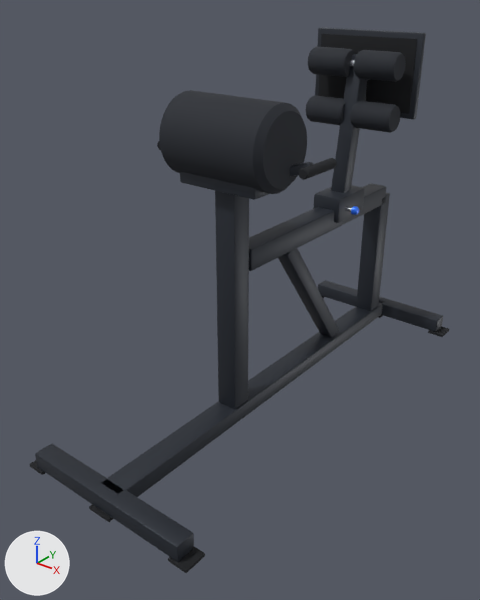
Renders of the glTF model exercise-motion/models/machines/ghd.glb from each side of a commit.
Camera for both pictures: a 50 mm lens placed at (1.29, -1.62, 1.47), pointed at (-0.04, 0.04, 0.44). Arrows for +X, +Y and +Z are at lower left; the lights stay in place. The first picture is the older version. Where no turn or scale is listed for an object, it has been applied to the vertices.

The first picture shows 'foot_carriage.frame', 'foot_carriage.pad', 'foot_carriage.rubber', 'frame.frame', 'frame.grip', 'frame.pad', 'frame.rubber' and 2 more.
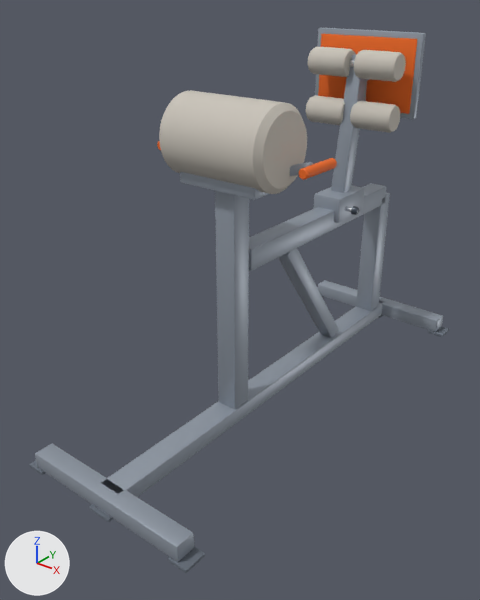
Where the change shows, as pixel boxes (x1, y1, x2, y2) in the pictures (480 x 600 px):
```json
{"object": "frame.frame", "change": "recoloured", "before": [35, 162, 443, 562], "after": [35, 162, 443, 562], "on screen": "dark grey to grey"}
{"object": "frame.pad", "change": "recoloured", "before": [159, 90, 307, 194], "after": [159, 90, 307, 194], "on screen": "black to light grey"}
{"object": "foot_carriage.pad", "change": "recoloured", "before": [306, 47, 406, 133], "after": [306, 47, 406, 133], "on screen": "black to light grey"}
{"object": "foot_carriage.frame", "change": "recoloured", "before": [313, 28, 426, 223], "after": [313, 28, 426, 223], "on screen": "dark grey to grey"}
{"object": "foot_carriage.rubber", "change": "recoloured", "before": [318, 34, 418, 114], "after": [318, 34, 418, 114], "on screen": "black to orange"}
{"object": "frame.rubber", "change": "recoloured", "before": [29, 296, 449, 573], "after": [29, 296, 449, 573]}
{"object": "frame.grip", "change": "recoloured", "before": [157, 141, 337, 180], "after": [157, 141, 337, 180]}
```

Edits to the scene script, one JSON object a line:
```json
{"op": "set", "path": "mat_mat_frame.base_color", "old": "(0.0273, 0.0331, 0.0452)", "new": "(0.319, 0.361, 0.423)", "note": "dark grey #2e333c -> grey #99a2ae"}
{"op": "set", "path": "mat_mat_pad.base_color", "old": "(0.0168, 0.0203, 0.0284)", "new": "(0.584, 0.546, 0.485)", "note": "black #23272f -> light grey #c9c3b9"}
{"op": "set", "path": "mat_mat_rubber.base_color", "old": "(0.0075, 0.00857, 0.011)", "new": "(0.127, 0.15, 0.184)", "note": "black #15171b -> grey #646c77"}
{"op": "set", "path": "mat_mat_grip.base_color", "old": "(0.0103, 0.0123, 0.016)", "new": "(0.888, 0.147, 0.0123)", "note": "black #1a1d22 -> orange #f26b1d"}
{"op": "add", "block": "mat_mat_tread", "code": ["mat_mat_tread = principled_material('mat_tread')", "mat_mat_tread.base_color = (0.888, 0.147, 0.0123)  # orange #f26b1d", "mat_mat_tread.metallic = 0.02", "mat_mat_tread.roughness = 0.86"]}
{"block": "me_foot_carriage_rubber", "where": "me_foot_carriage_rubber.from_pydata(...)  # 56 vertices, 108 faces; spans x -0.2..0.2, y 0.124..0.128, z 0.35..0.61"}
{"op": "remove", "block": "me_foot_carriage_rubber", "code": "me_foot_carriage_rubber.materials.append(mat_mat_rubber)  # black #15171b"}
{"op": "add", "block": "me_foot_carriage_rubber", "code": "me_foot_carriage_rubber.materials.append(mat_mat_tread)  # orange #f26b1d"}
```
